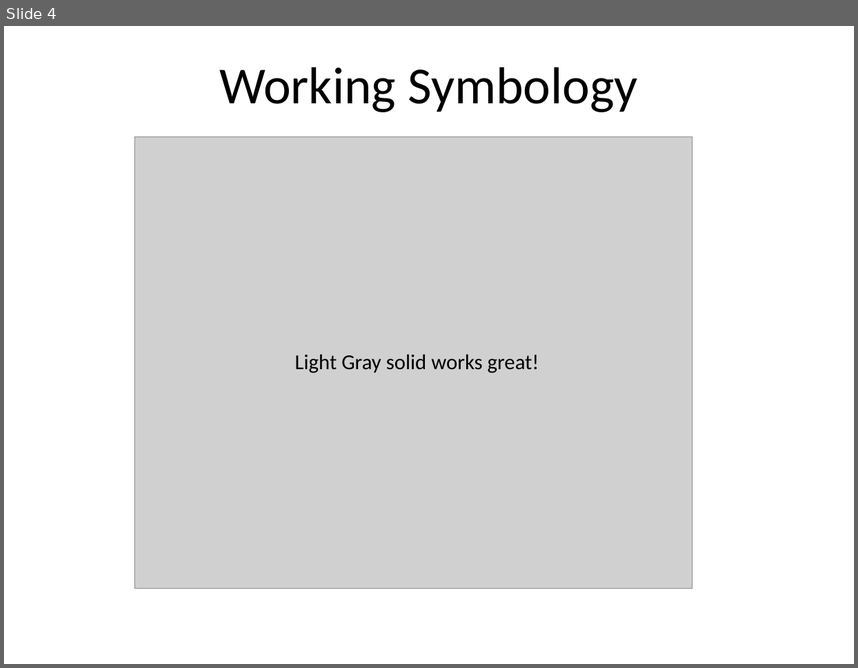
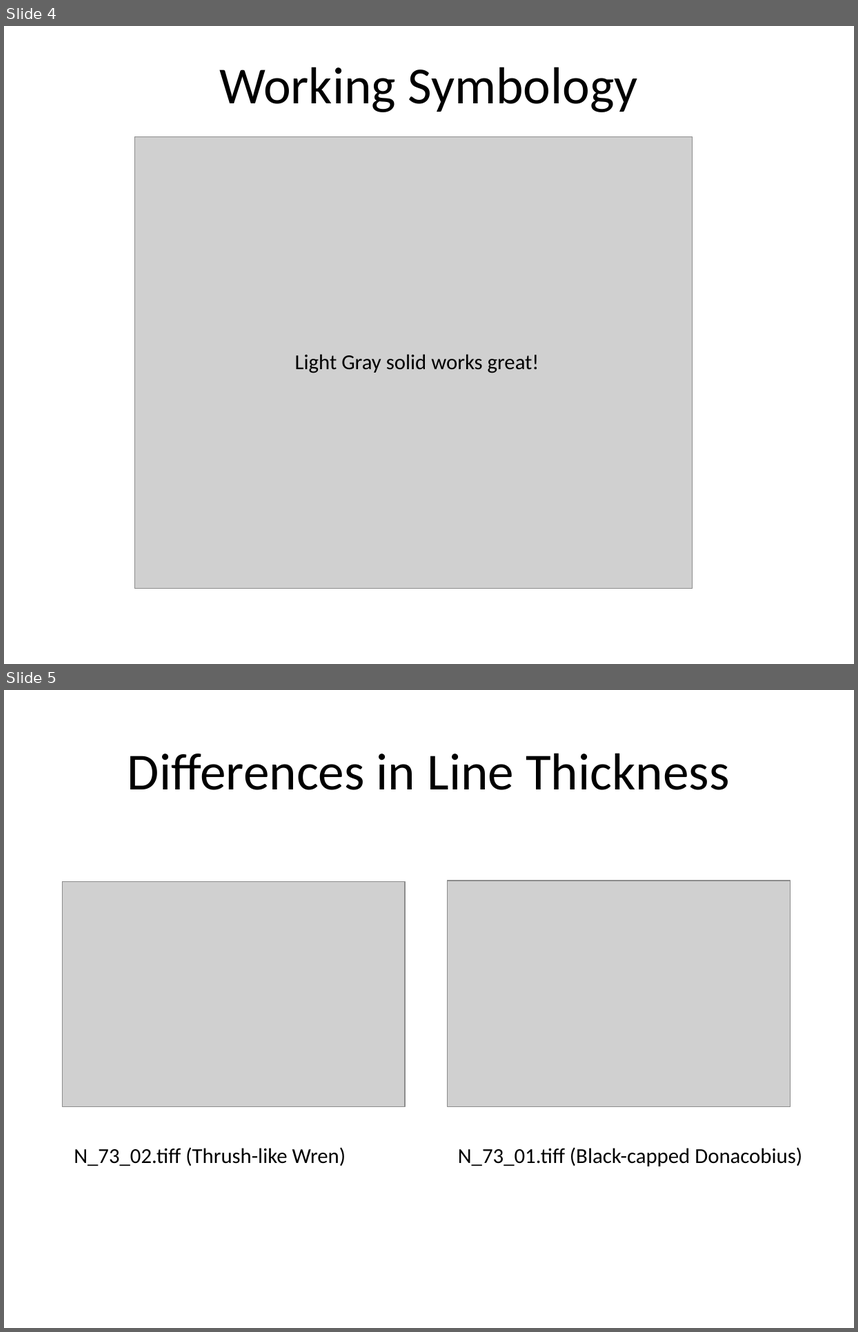
Before and after one commit to jbchurchill/ECUADOR, a slide deck: Georeferencing.pptx. Shown one above the other, each under a label of ours: slide 4 before the commit, slides 4 and 5 after it. The pictures are 858x668 and 858x1332 pixels, drawn with LibreOffice and Linux fonts; fonts in the diff are those of the drawing; grey boxes stand for pictures. Boxes give left, top, right and bottom in pixels: in the first picture for what was removed or moved away, otherwise in the second. Text is boxed around its words. In the diff, an @@ line names an element or a change of style, - is before the commit and + after.

Commit message:
Added a line thickness slide to Georeferencing.pptx.

```diff
--- a/Georeferencing.pptx
+++ b/Georeferencing.pptx
@@ slide 5 added at bbox=[4, 690, 854, 1328], background #FFFFFF @@
@@ title added at bbox=[128, 753, 729, 790], 44 pt, text #000000 @@
+Differences in Line Thickness
@@ picture added at bbox=[62, 881, 404, 1107] @@
@@ picture added at bbox=[447, 880, 791, 1107] @@
@@ text added at bbox=[74, 1147, 346, 1165], 18 pt, text #000000 @@
+N_73_02.tiff (Thrush-like Wren)
@@ text added at bbox=[458, 1147, 802, 1166], 18 pt, text #000000 @@
+N_73_01.tiff (Black-capped Donacobius)
```
